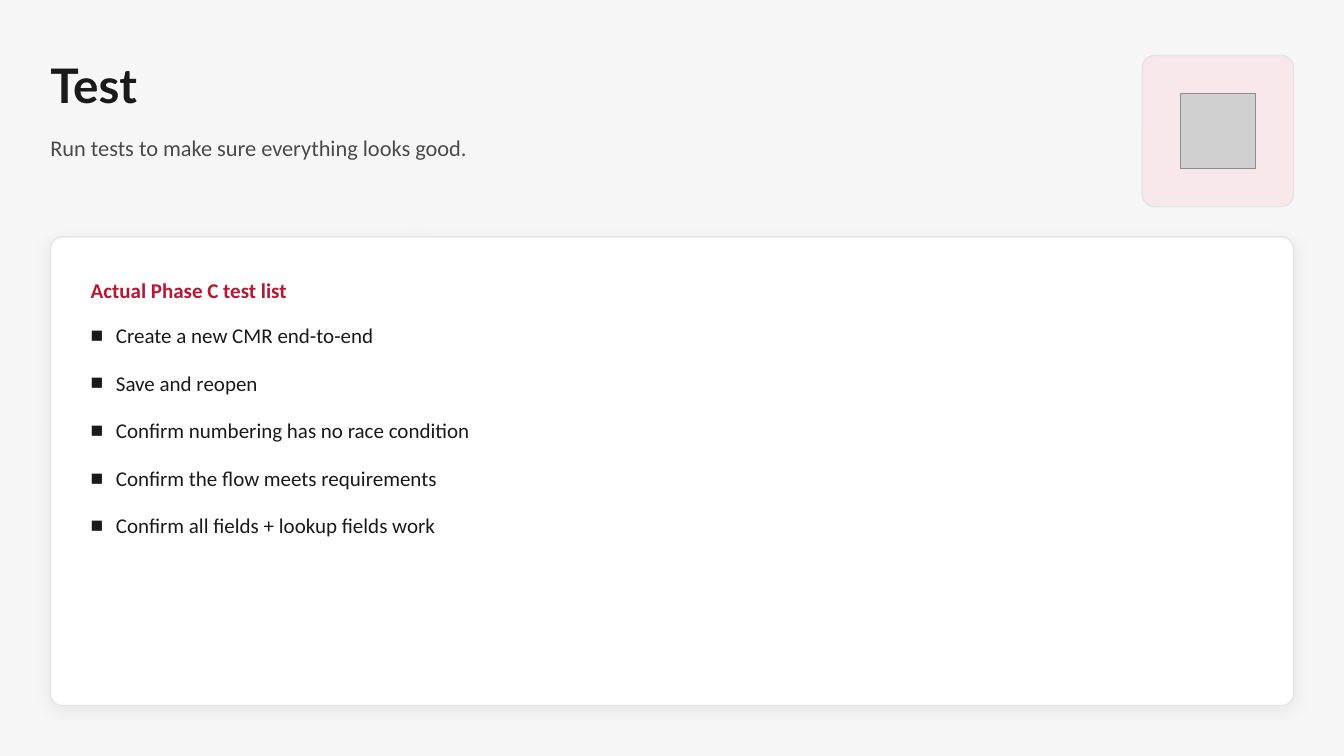
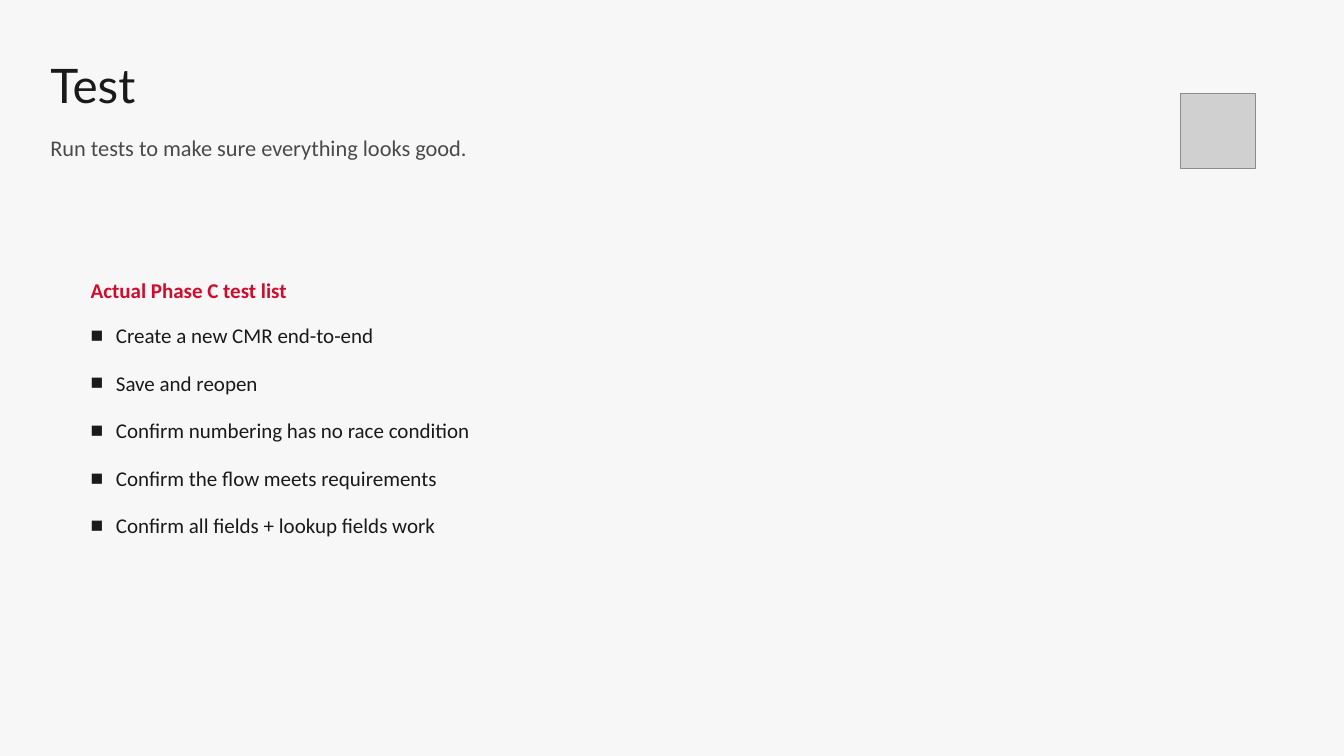
Before and after one commit to Enflite/eCMRs, a slide deck: slide 12 of docs/presentations/eCMRs_plan.pptx. Drawn at 1344x756 pixels with LibreOffice and Linux fonts; fonts in the diff are those of the drawing; grey boxes stand for pictures. Boxes give left, top, right and bottom in pixels: in the first picture for what was removed or moved away, otherwise in the second. Text is boxed around its words. In the diff, an @@ line names an element or a change of style, - is before the commit and + after.

```diff
--- a/docs/presentations/eCMRs_plan.pptx
+++ b/docs/presentations/eCMRs_plan.pptx
@@ text "Test" at (50, 69, 135, 104): bold off @@
@@ rounded rectangle removed at (1142, 55, 1294, 207) @@
@@ rounded rectangle removed at (50, 237, 1294, 706) @@
@@ text "Actual Phase C test list" at (91, 283, 287, 298): text colour #B41832 to #CF0C2C @@
```
Also in this commit, not shown: 12 other slides changed, 2 other files.
